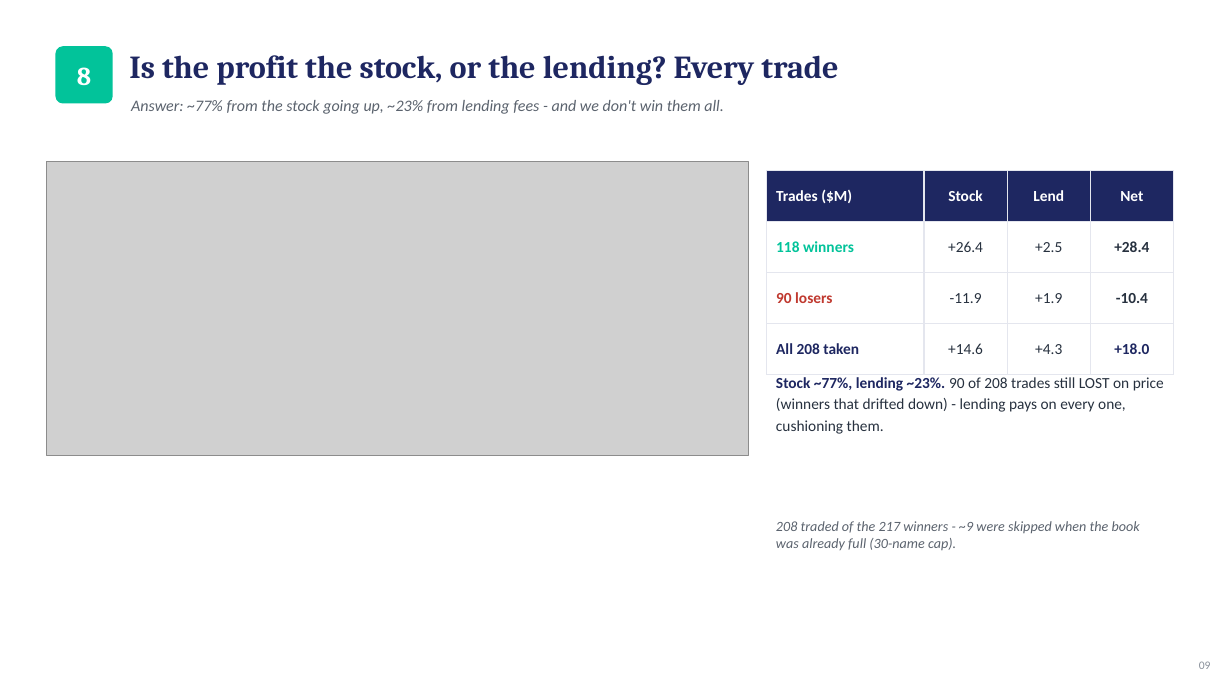
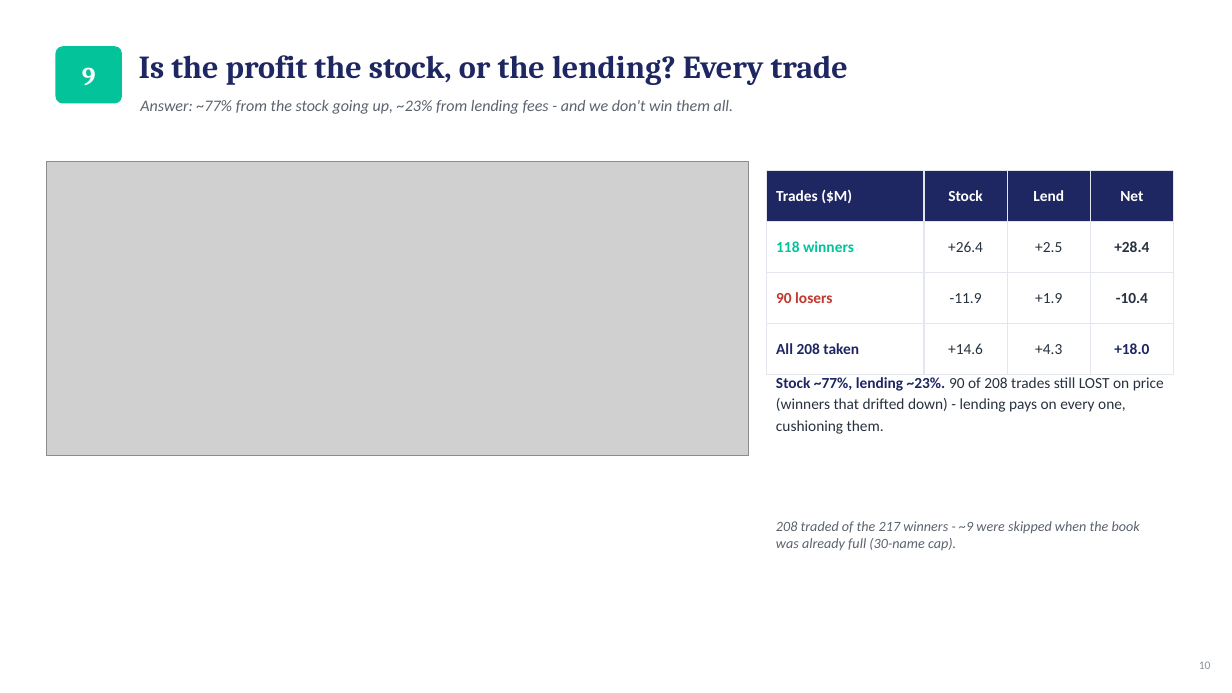
Before and after one commit to zenotheboi/hedgefund-analysis, a slide deck: slide 10 of reports/Biotech_Catalyst_Strategy_Deck.pptx (slide 9 before the commit). Drawn at 1232x693 pixels with LibreOffice and Linux fonts; fonts in the diff are those of the drawing; grey boxes stand for pictures. Boxes give left, top, right and bottom in pixels: in the first picture for what was removed or moved away, otherwise in the second. Text is boxed around its words. In the diff, an @@ line names an element or a change of style, - is before the commit and + after.

```diff
--- a/reports/Biotech_Catalyst_Strategy_Deck.pptx
+++ b/reports/Biotech_Catalyst_Strategy_Deck.pptx
@@ rounded rectangle "9": place and size @@
-rounded rectangle "9" at <box>55,46,113,104</box>
+rounded rectangle "9" at <box>55,46,122,104</box>
@@ text "Is the profit the stock, ...": place and size @@
-text "Is the profit the stock, ..." at <box>129,55,838,85</box>
+text "Is the profit the stock, ..." at <box>139,55,848,85</box>
@@ text in rounded rectangle at <box>82,67,96,85</box>: text changed @@
-8
+9
@@ text "Answer: ~77% from the stock ...": place and size @@
-text "Answer: ~77% from the stock ..." at <box>131,100,724,114</box>
+text "Answer: ~77% from the stock ..." at <box>140,100,734,114</box>
@@ text at <box>1199,661,1211,669</box>: text changed @@
-09
+10
```
Also in this commit, not shown: 13 other slides changed, 5 slides added, 3 other files.
